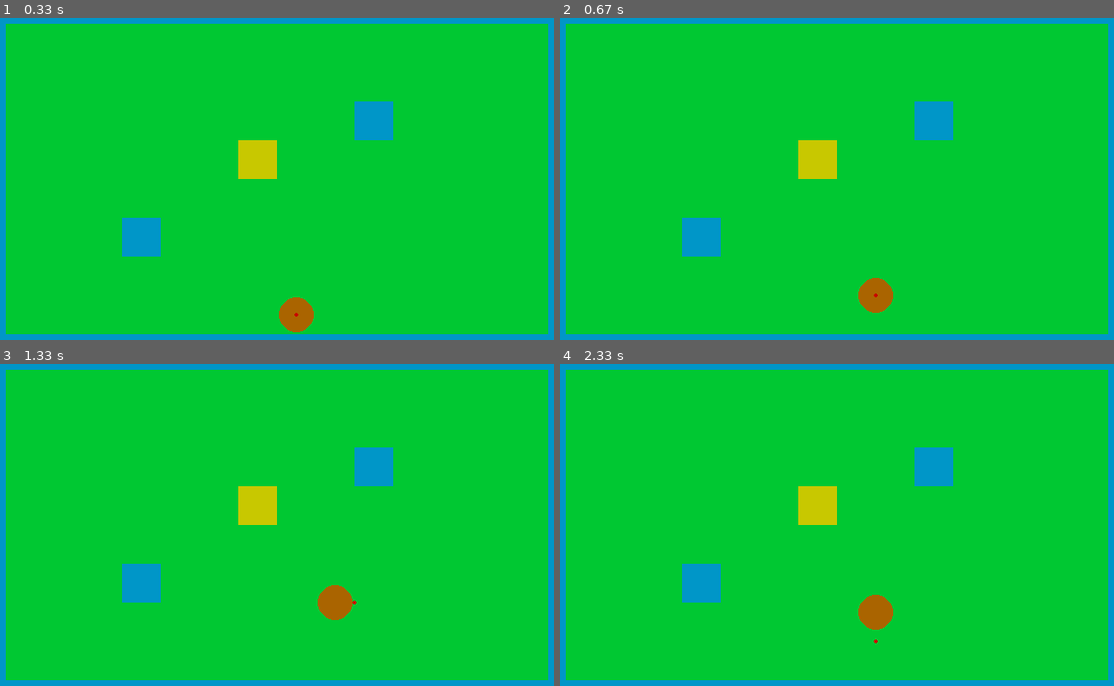
Above: before the commit, frames 1-4 (two rows, left to right).
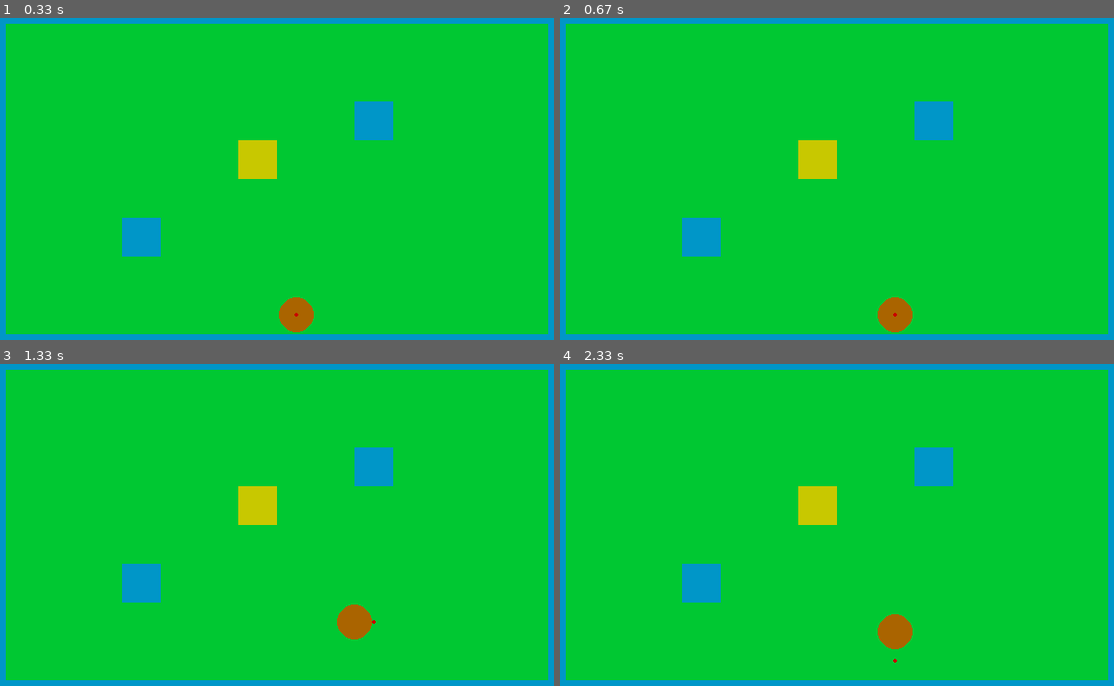
Above: after the commit, the same moments.

Repository: rottenforgotten/trillium-cs
Game: pygame game, started from pygame/main.py
Two runs of this game, one before a commit and one after it. Both use one fixed random seed, a clock stepped at 60 frames per second and the inputs below.
Inputs:
- Up to frame 1 (0.33 s): no input
- Up to frame 2 (0.67 s): hold Right from 0.33 s (still down)
- Up to frame 3 (1.33 s): release Right at 0.8 s; hold Up 0.83-1.13 s; hold Right from 1.17 s (still down)
- Up to frame 4 (2.33 s): release Right at 1.63 s; hold Left 1.67-2.2 s; hold Down from 2.23 s (still down)

Frame 1 is identical in both runs. In frame 2, 0.9% of the frame differs, in the area x 53-64%, y 80-98%; in frame 3, 1.0%, in the area x 57-68%, y 68-86%; in frame 4, 1.0%.

Commit message:
box wont push

Diff:
--- a/pygame/main.py
+++ b/pygame/main.py
@@ -49,30 +49,36 @@
                 hitlist.append ((px,py))
             if event.type == pygame.QUIT:
                 running = False
-            thingy=int(hitlist[-1][1])
-            gizmo=int(hitlist[-1][0])
+            thingy=(hitlist[-1][1])
+            gizmo=(hitlist[-1][0])
             if event.type == pygame.KEYDOWN:
-                if event.key==(pygame.K_LEFT or pygame.K_A)and (map[thingy][gizmo-movement])!="w":
+                if event.key==(pygame.K_LEFT or pygame.K_A)and (map[int(thingy)][int(gizmo-movement)])!="w":
                     hitlist.append((gizmo-movement,thingy))
-                elif event.key==(pygame.K_RIGHT or pygame.K_D)and (map[thingy][gizmo+movement])!="w":
+                elif event.key==(pygame.K_RIGHT or pygame.K_D)and (map[int(thingy)][int(gizmo+movement)])!="w":
                     hitlist.append((gizmo+movement,thingy))
-                elif event.key==(pygame.K_UP or pygame.K_W)and (map[thingy-movement][gizmo])!="w":
+                elif event.key==(pygame.K_UP or pygame.K_W)and (map[int(thingy-movement)][int(gizmo)])!="w":
                     hitlist.append((gizmo,thingy-movement))
-                elif event.key==(pygame.K_DOWN or pygame.K_S) and (map[thingy+movement][gizmo])!= "w":
+                elif event.key==(pygame.K_DOWN or pygame.K_S) and (map[int(thingy+movement)][int(gizmo)])!= "w":
                     hitlist.append((gizmo,thingy+movement))
         # math phase
-        last_input =(gizmo,thingy)
         if tx != px:
             if tx > px:
-
+                if (px+movement,py) in boxlist:
+                    boxlist[(boxlist.index(px+movement,py))] = ((px+movement)+speed,py)
                 px += speed
             elif tx < px:
+                if (px-movement,py) in boxlist:
+                    boxlist[(boxlist.index(px-movement,py))] = ((px-movement)-speed,py)
                 px -= speed
         if ty != py:
             if ty > py:
+                if (px,py+movement) in boxlist:
+                    boxlist[(boxlist.index(px,py+movement))] = (px,(py+movement)+speed)
                 py += speed
             elif ty < py:
-                    py -= speed
+                if (px,py-movement) in boxlist:
+                    boxlist[(boxlist.index(px,py-movement))] = (px,(py-movement)-speed)
+                py -= speed
         if len(hitlist) == 0:
             hitlist.append((px,py))
         else:
Not shown, changed: pygame/build/web/pygame.apk
Not shown, changed: pygame/build/web/pygame.tar.gz
